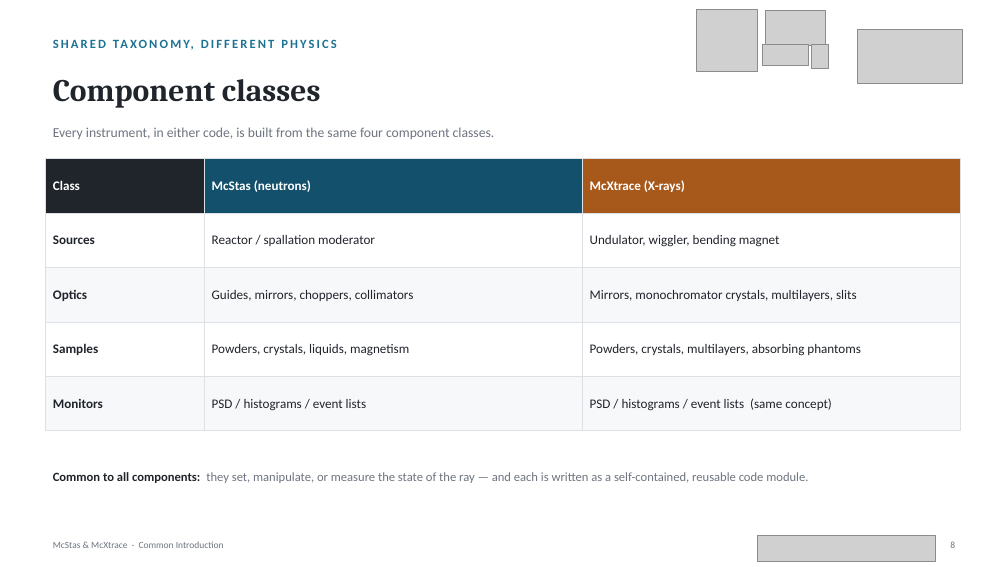
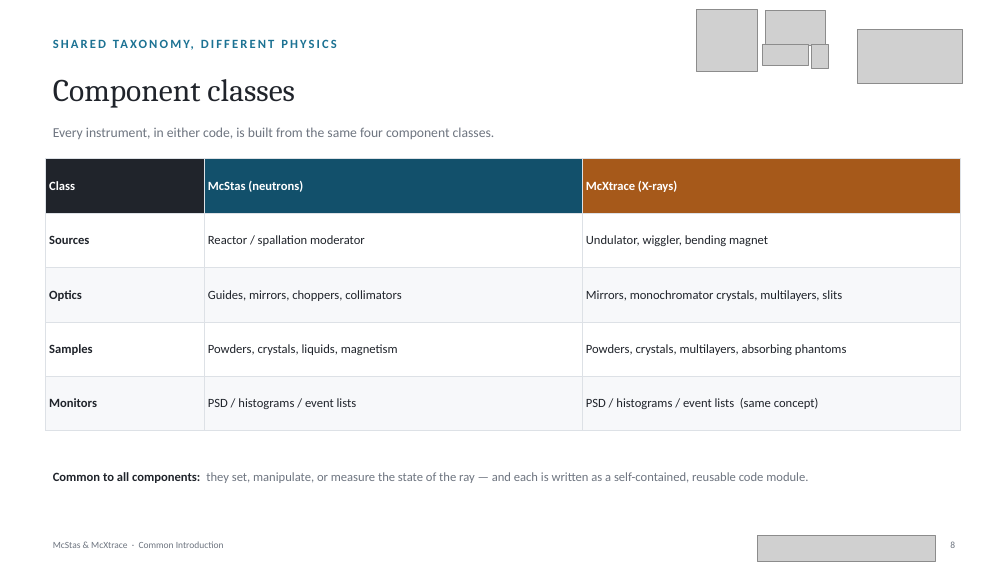
Before and after one commit to mccode-dev/PaNRAID, a slide deck: slide 8 of 21_September_Monday/02_Intro_and_General_Concepts/02_McStas_McXtrace_Common_Introduction.pptx. Drawn at 1008x567 pixels with LibreOffice and Linux fonts; fonts in the diff are those of the drawing; grey boxes stand for pictures. Boxes give left, top, right and bottom in pixels: in the first picture for what was removed or moved away, otherwise in the second. Text is boxed around its words. In the diff, an @@ line names an element or a change of style, - is before the commit and + after.

```diff
--- a/21_September_Monday/02_Intro_and_General_Concepts/02_McStas_McXtrace_Common_Introduction.pptx
+++ b/21_September_Monday/02_Intro_and_General_Concepts/02_McStas_McXtrace_Common_Introduction.pptx
@@ text "Component classes" at [53, 79, 294, 108]: bold off @@
@@ table at [45, 159, 960, 431] @@
@@ size 12.5 to 12 pt @@
```
Also in this commit, not shown: 17 other slides changed, 2 slides added, 1 other file.
